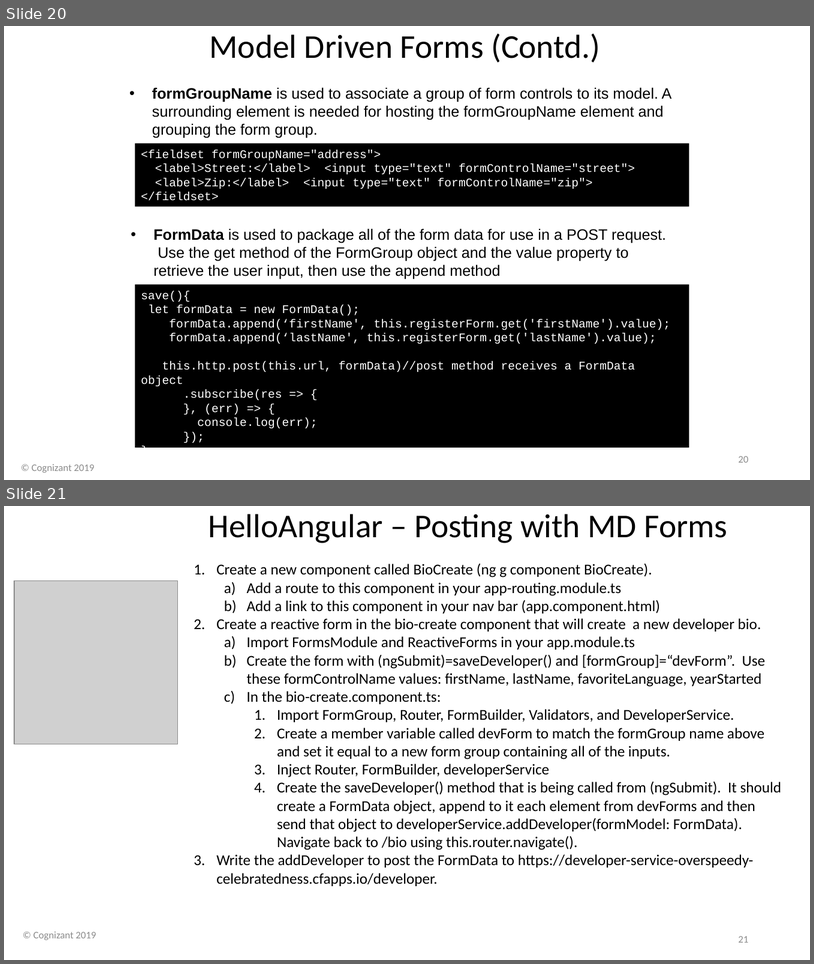
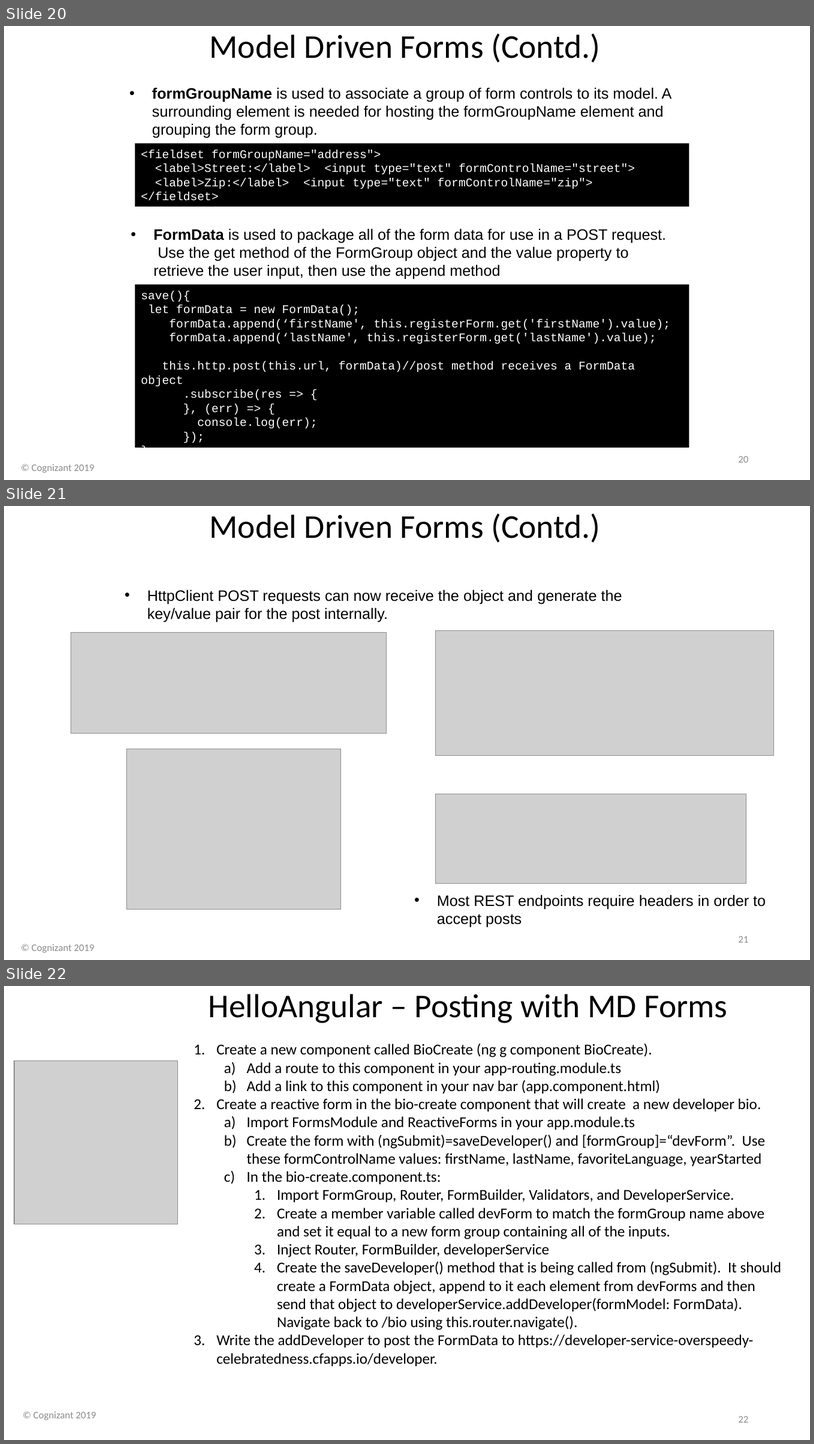
Before and after one commit to davembrownx/PowerPoint-Decks, a slide deck: Angular 8 Day 5 HttpClient, Observables, and Forms.pptx. Shown one above the other, each under a label of ours: slides 20 and 21 before the commit, slides 20, 21 and 22 after it. The pictures are 814x964 and 814x1444 pixels, drawn with LibreOffice and Linux fonts; fonts in the diff are those of the drawing; grey boxes stand for pictures; background and template pictures are left out. Boxes give left, top, right and bottom in pixels: in the first picture for what was removed or moved away, otherwise in the second. Text is boxed around its words. In the diff, an @@ line names an element or a change of style, - is before the commit and + after.

```diff
--- a/Angular 8 Day 5 HttpClient, Observables, and Forms.pptx
+++ b/Angular 8 Day 5 HttpClient, Observables, and Forms.pptx
@@ slide 21 added at (x1=4, y1=506, x2=810, y2=960), background picture (left out) @@
@@ title added at (x1=210, y1=513, x2=600, y2=543), 39.6 pt, text #000000 @@
+Model Driven Forms (Contd.)
@@ text added at (x1=147, y1=589, x2=623, y2=622), 18 pt, text #000000 @@
+• HttpClient POST requests can now receive the object and generate the key/value pair for the post internally.
@@ picture added at (x1=436, y1=631, x2=775, y2=756) @@
@@ picture added at (x1=71, y1=633, x2=386, y2=733) @@
@@ picture added at (x1=127, y1=748, x2=341, y2=909) @@
@@ picture added at (x1=436, y1=793, x2=747, y2=883) @@
@@ text added at (x1=437, y1=894, x2=766, y2=927), 18 pt, text #000000 @@
+• Most REST endpoints require headers in order to accept posts
@@ page number added at (x1=738, y1=936, x2=749, y2=942), 12 pt, text #8C8C8C @@
+21
@@ text added at (x1=32, y1=943, x2=95, y2=952), 12 pt, text #8C8C8C @@
+© Cognizant 2019
@@ what was slide 21 is now slide 22 @@
@@ page number at (x1=738, y1=1416, x2=749, y2=1422): text changed @@
-21
+22
```
